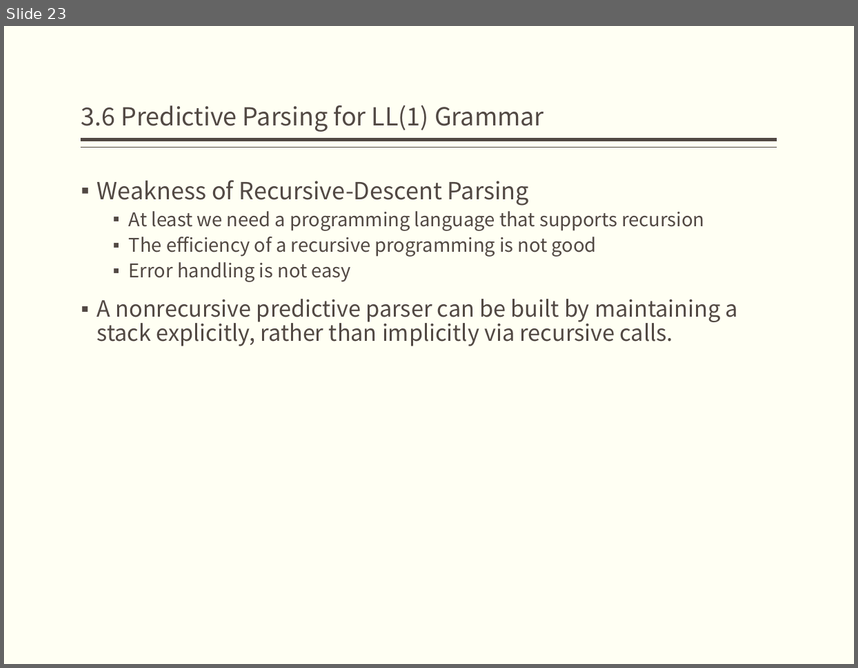
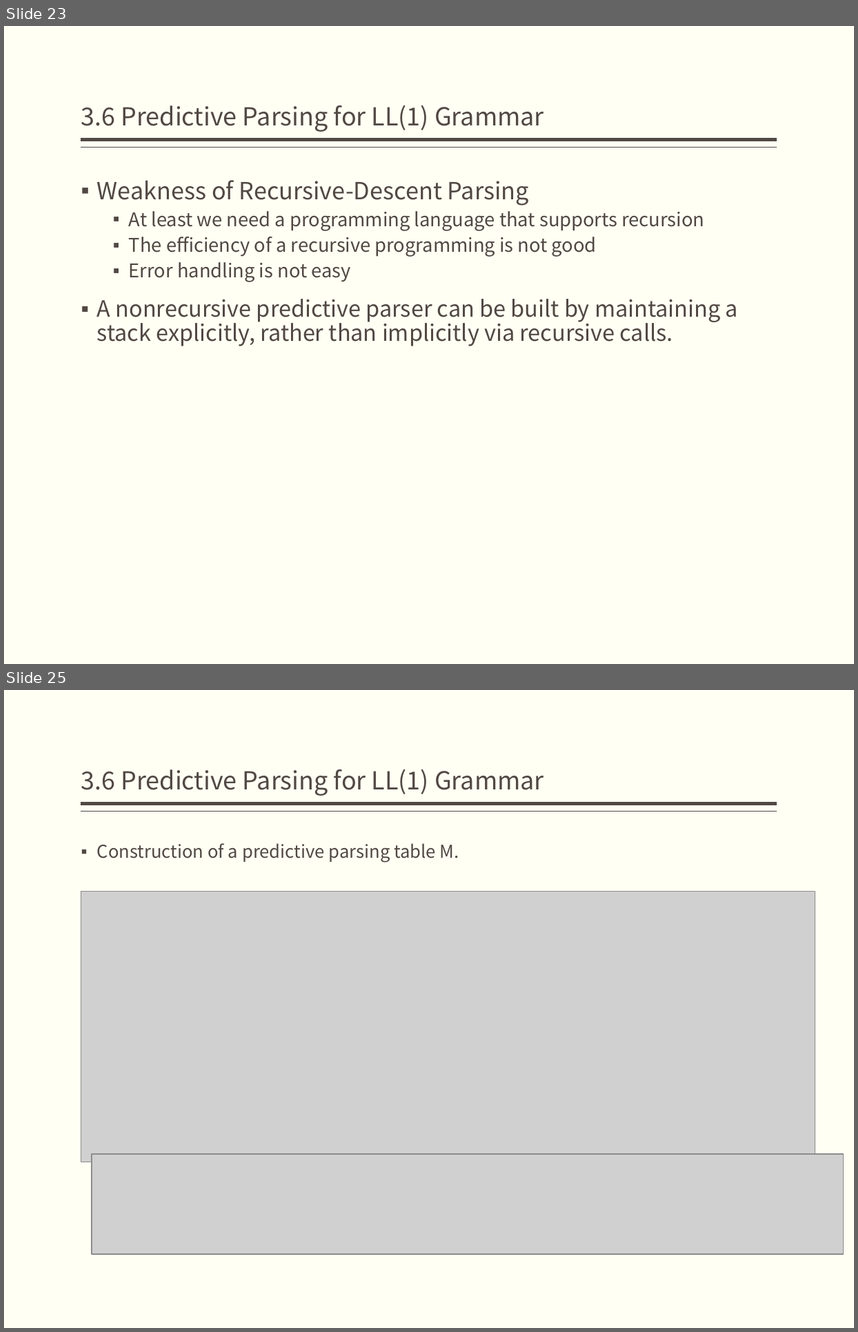
Before and after one commit to bonkboykz/jz81.github.io, a slide deck: course/compiler/LectureNotes/(Spring2017)Lecture4.pptx. Shown one above the other, each under a label of ours: slide 23 before the commit, slides 23 and 25 after it; the slides between them are not shown. The pictures are 858x668 and 858x1332 pixels, drawn with LibreOffice and Linux fonts; fonts in the diff are those of the drawing; grey boxes stand for pictures. Boxes give left, top, right and bottom in pixels: in the first picture for what was removed or moved away, otherwise in the second. Text is boxed around its words. In the diff, an @@ line names an element or a change of style, - is before the commit and + after.

```diff
--- a/course/compiler/LectureNotes/(Spring2017)Lecture4.pptx
+++ b/course/compiler/LectureNotes/(Spring2017)Lecture4.pptx
@@ slide 25 added at <box>4,690,854,1328</box>, background #FFFFF3; not listed: 2 template elements that a slide beside it also shows @@
@@ title added at <box>81,769,544,796</box>, 21 pt, text #514843 @@
+3.6 Predictive Parsing for LL(1) Grammar
@@ text added at <box>97,843,459,862</box>, 15 pt, text #514843 @@
+▪ Construction of a predictive parsing table M.
@@ picture added at <box>81,891,815,1162</box> @@
@@ picture added at <box>92,1153,843,1254</box> @@
```
Also in this commit, not shown: 4 other slides added.
